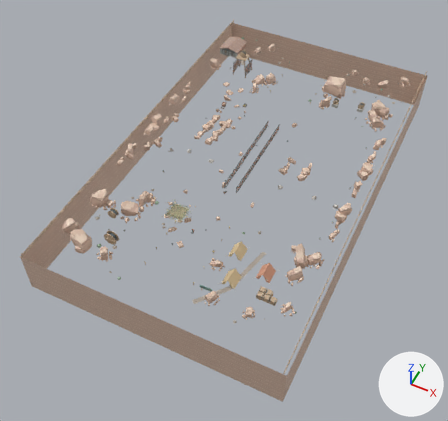
Two versions of the Blender file ArtSource/CanyonSurvey/Canyon Survey.blend, one commit apart.
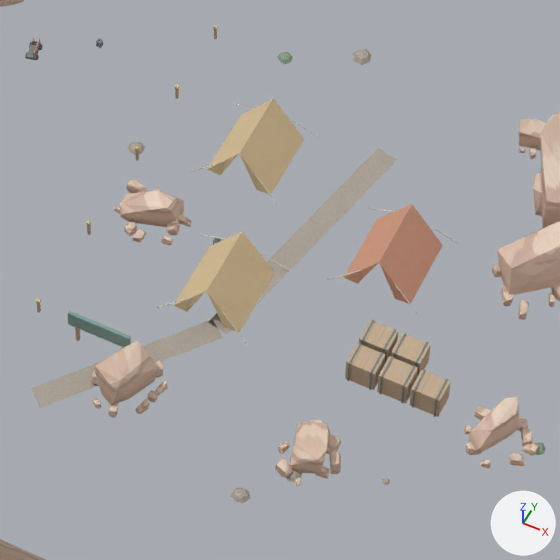
Each version appears first whole from a 50 mm lens placed at (69.2, -82.8, 164.5), pointed at (-3.3, 62.1, -16.7), and next in a close-up on the part from 41% to 67% of the width and 53% to 80% of the height. Lighting does not change. The marker at lower right points along +X, +Y and +Z. The older version's two pictures come first.

Names of what the first close-up shows: 'Rim trails_0_0_detail', 'Sandstone talus_0_0_solid', 'Sandstone talus_1_0_solid', 'Sandstone talus_1_1_solid', 'Survey camp marker_0_0_solid', 'Survey supplies_0_0_solid', 'Survey supplies_1_0_solid', 'Survey tents_0_0_solid', 'Survey tents_0_1_solid', 'Weathered rim outcrops_1_1_solid' and 10 more.
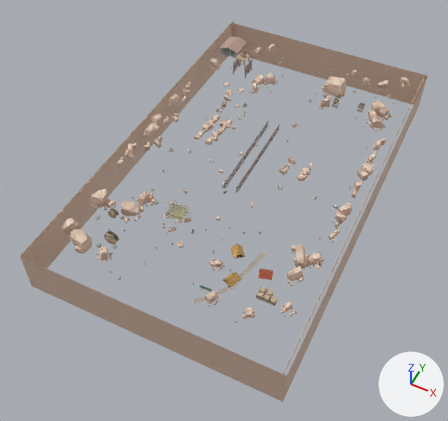
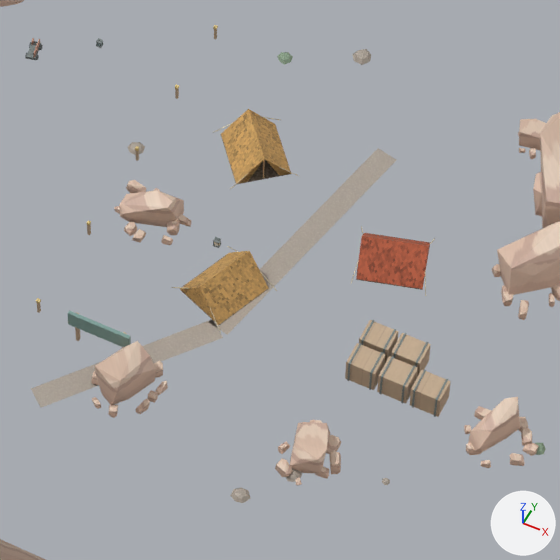
Pixel boxes [x1, y1, x2, y2] of what changed, in the close-ups (560 x 560 px):
'Survey tents_0_0_solid', reshaped, recoloured (8% narrower, 44% shorter)
    before: [157, 154, 443, 345]
    after: [171, 226, 435, 333]
'Survey tents_0_1_solid', reshaped (65% narrower, 45% shorter)
    before: [207, 98, 458, 243]
    after: [213, 109, 299, 189]
part 1 of me_survey_tents_0_0_solid, reshaped (brown)
    after: [350, 226, 435, 296]
part 2 of me_survey_tents_0_0_solid, cut back (brown)
    after: [175, 246, 277, 333]
part 3 of me_survey_tents_0_1_solid, reshaped (orange)
    after: [214, 109, 299, 189]

The change, as a list of edits to the scene's bpy script:
```text
Add img_campground_color_png:
    img_campground_color_png = load_image('Campground color.png', '_unpacked/Campground_color.png', 1024, 1024, 'sRGB')
Add mat_lakeside_tent_canvas:
    mat_lakeside_tent_canvas = principled_material('Lakeside tent canvas')
    mat_lakeside_tent_canvas.texture = img_campground_color_png
Change me_survey_tents_0_0_solid:
    used by ob_survey_tents_0_0_solid; location = (0.0, 0.0, 0.0)
    remove me_survey_tents_0_0_solid.from_pydata(...)  # 438 vertices, 128 faces; spans x 12.7..31.3, y 19.7..32.7, z 0.0..3.1
    remove me_survey_tents_0_0_solid.materials.append(mat_canyon_survey_atlas)  # picture img_canyon_survey_atlas
    add me_survey_tents_0_0_solid.from_pydata(...)  # 808 vertices, 201 faces; spans x 15.8..31.1, y 19.8..33.0, z 0.0..2.2
    me_survey_tents_0_0_solid part 1: 5 vertices removed from x 24.7..26.9, y 26.7..27.3, z 0.0..1.6; 434 vertices added at x 24.9..31.1, y 27.0..33.0, z 0.0..2.2
    me_survey_tents_0_0_solid part 2: 12 vertices removed from x 16.6..22.3, y 19.7..25.6, z 0.0..3.1; 302 vertices added at x 15.8..22.2, y 19.8..26.2, z 0.0..2.2
    other edits to the shape of me_survey_tents_0_0_solid do not show in these pictures
    add me_survey_tents_0_0_solid.materials.append(mat_lakeside_tent_canvas)  # picture img_campground_color_png
Change me_survey_tents_0_1_solid:
    used by ob_survey_tents_0_1_solid; location = (0.0, 0.0, 0.0)
    remove me_survey_tents_0_1_solid.from_pydata(...)  # 184 vertices, 52 faces; spans x 12.7..31.3, y 31.4..37.3, z 0.0..3.1
    remove me_survey_tents_0_1_solid.materials.append(mat_canyon_survey_atlas)  # picture img_canyon_survey_atlas
    add me_survey_tents_0_1_solid.from_pydata(...)  # 374 vertices, 93 faces; spans x 12.5..19.5, y 30.5..37.5, z 0.0..2.2
    me_survey_tents_0_1_solid part 3: 16 vertices removed from x 13.6..18.4, y 31.4..36.7, z 0.0..3.1; 314 vertices added at x 12.5..19.5, y 30.5..37.5, z 0.0..2.2
    other edits to the shape of me_survey_tents_0_1_solid do not show in these pictures
    add me_survey_tents_0_1_solid.materials.append(mat_lakeside_tent_canvas)  # picture img_campground_color_png
```
